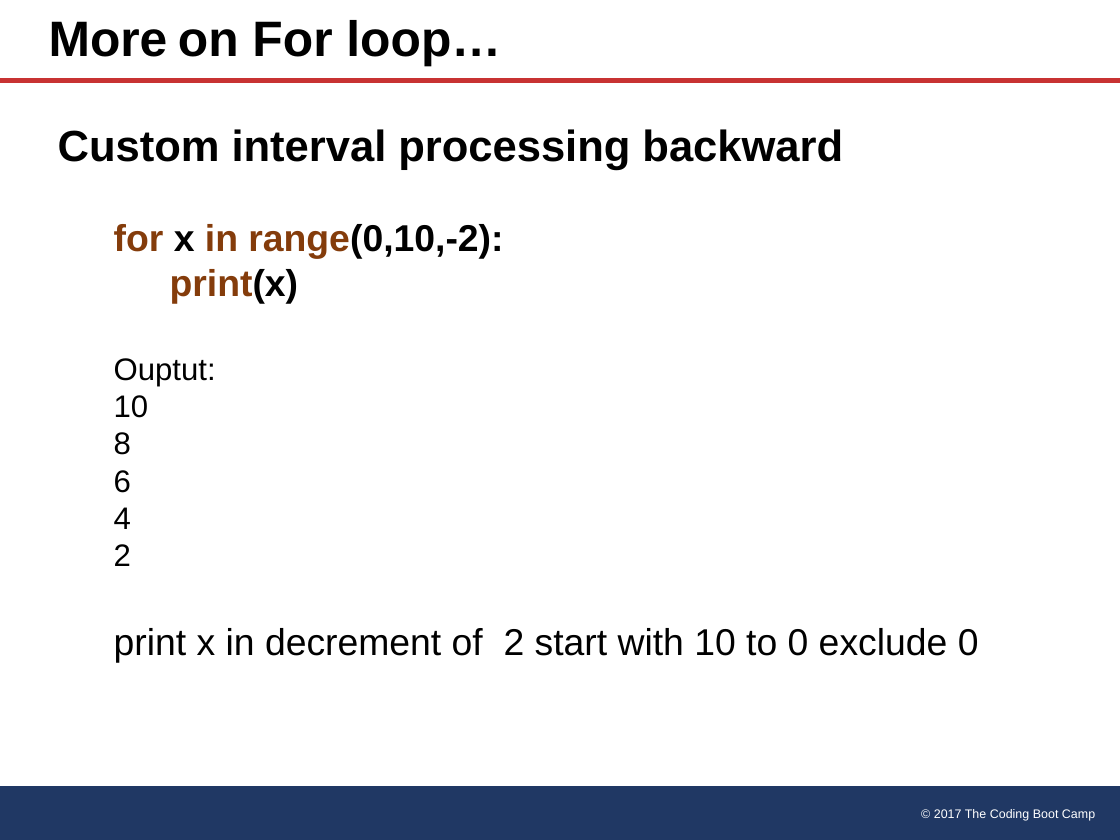
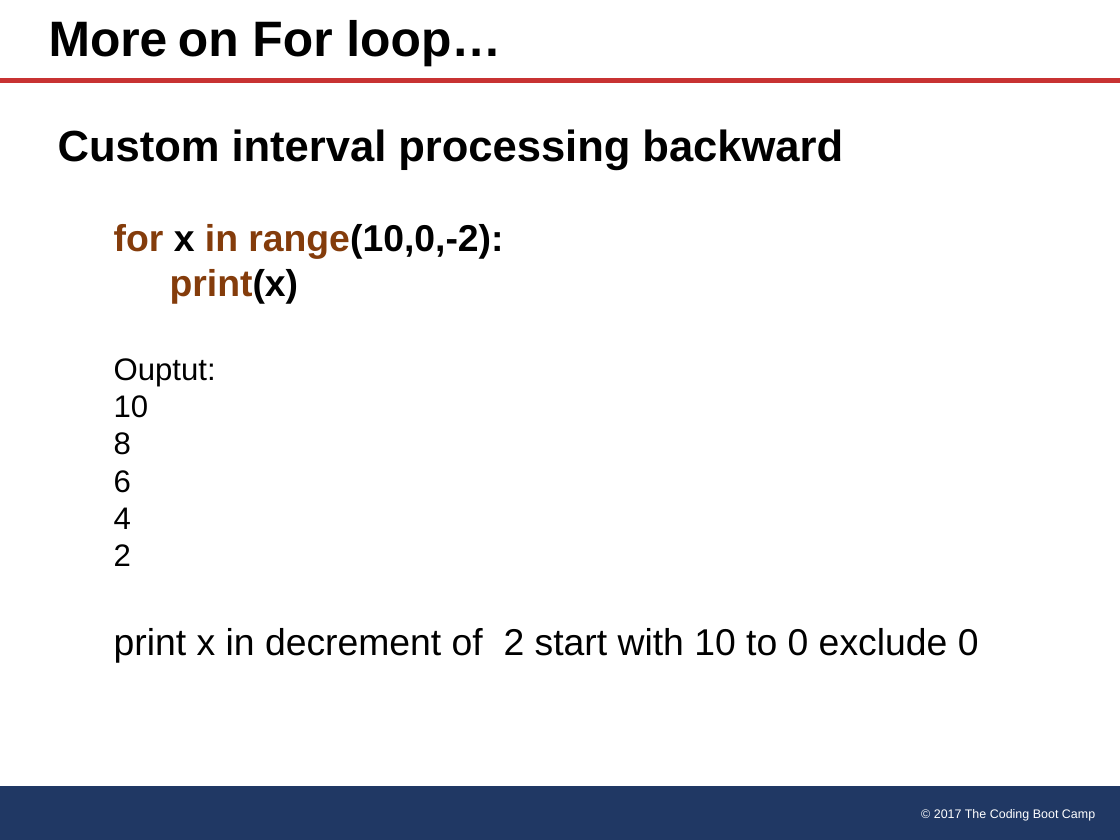
Before and after one commit to natmitch/umn, a slide deck: slide 5 of Power Points/Python2.pptx. Drawn at 1120x840 pixels with LibreOffice and Linux fonts; fonts in the diff are those of the drawing. Boxes give left, top, right and bottom in pixels: in the first picture for what was removed or moved away, otherwise in the second. Text is boxed around its words. In the diff, an @@ line names an element or a change of style, - is before the commit and + after.

```diff
--- a/Power Points/Python2.pptx
+++ b/Power Points/Python2.pptx
@@ text at [114, 224, 503, 259]: text changed @@
-  for x in range(0,10,-2):
+  for x in range(10,0,-2):
```
Also in this commit, not shown: 1 other slide changed.
